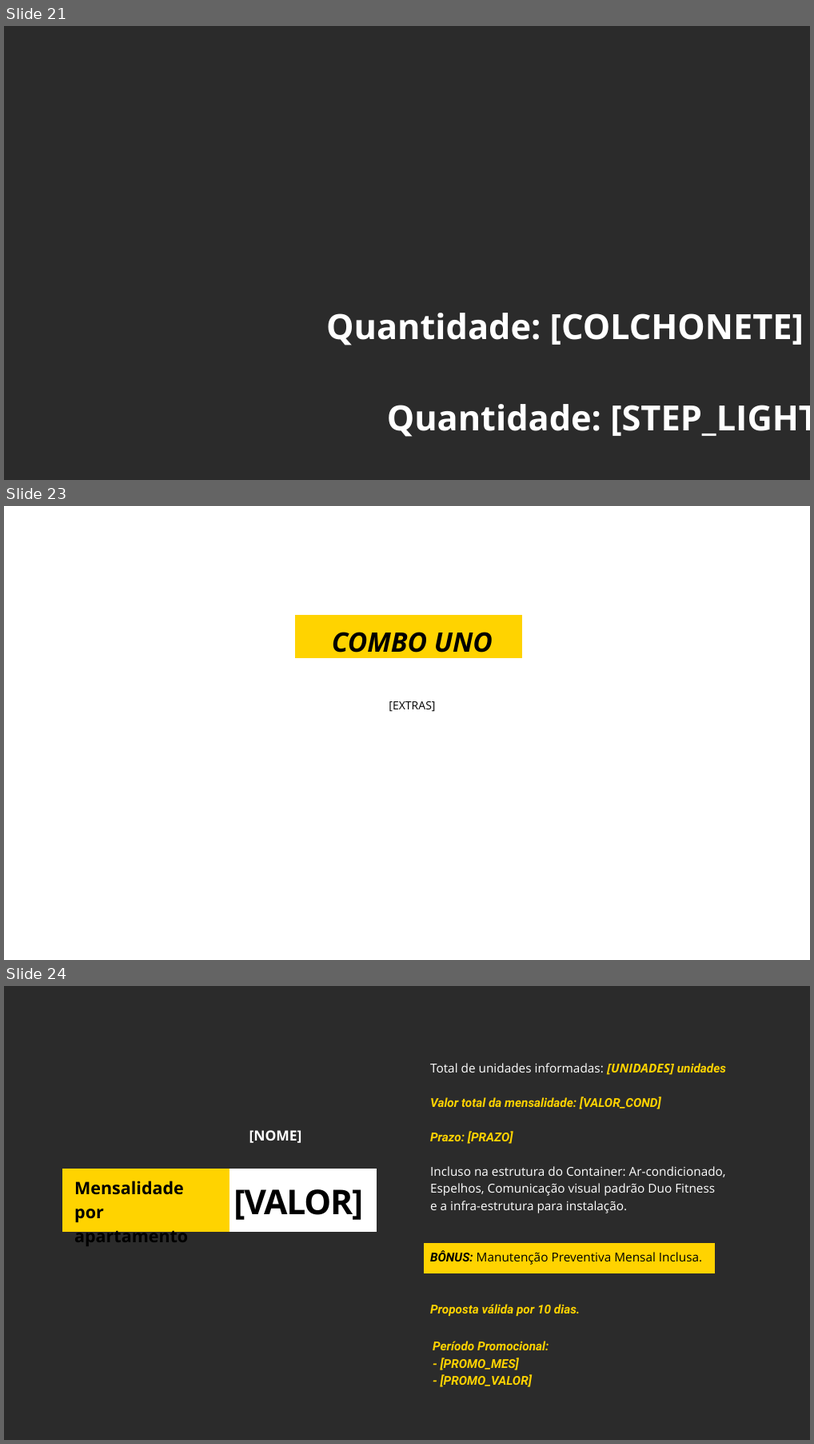
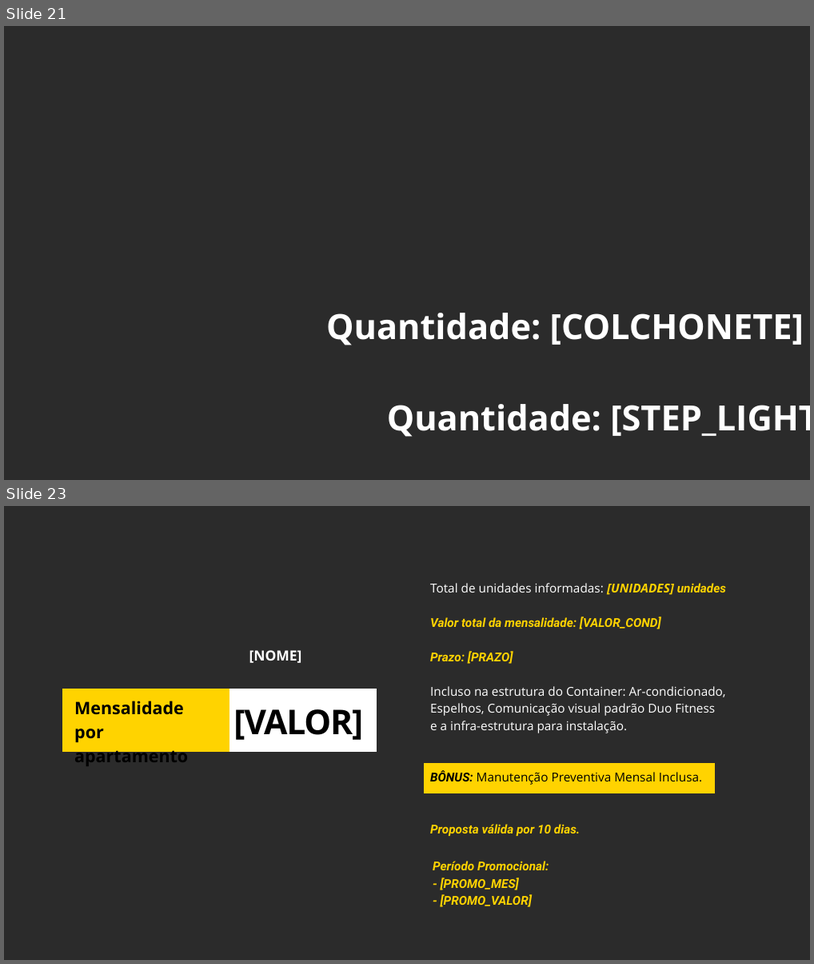
Before and after one commit to agencialumno/Site_duofitness, a slide deck: simulador_duofitness/templates/uno.pptx. Shown one above the other, each under a label of ours: slides 21, 23 and 24 before the commit, slides 21 and 23 after it; the slides between them are not shown. The pictures are 814x1444 and 814x964 pixels, drawn with LibreOffice and Linux fonts; fonts in the diff are those of the drawing; background and template pictures are left out; a plain dark background stands for a picture behind light text. Boxes give left, top, right and bottom in pixels: in the first picture for what was removed or moved away, otherwise in the second. Text is boxed around its words. In the diff, an @@ line names an element or a change of style, - is before the commit and + after.

```diff
--- a/simulador_duofitness/templates/uno.pptx
+++ b/simulador_duofitness/templates/uno.pptx
@@ slide 23 removed at <box>4,506,810,960</box>, background picture (left out) @@
@@ freeform shape removed at <box>295,615,522,658</box> @@
@@ text removed at <box>332,632,493,659</box> @@
-COMBO UNO
@@ text removed at <box>389,701,435,712</box> @@
-[EXTRAS]
@@ what was slide 24 is now slide 23 @@
```
Also in this commit, not shown: 1 slide changed, 5 other files.
